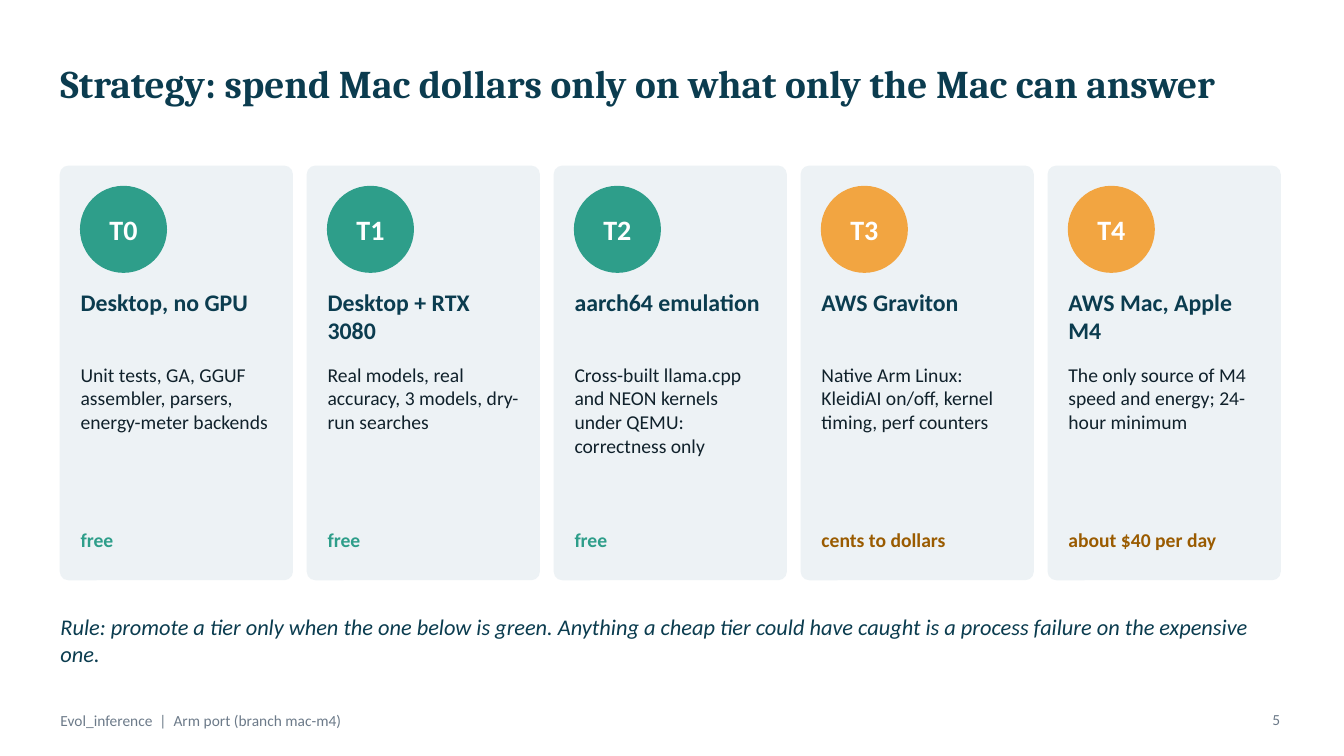
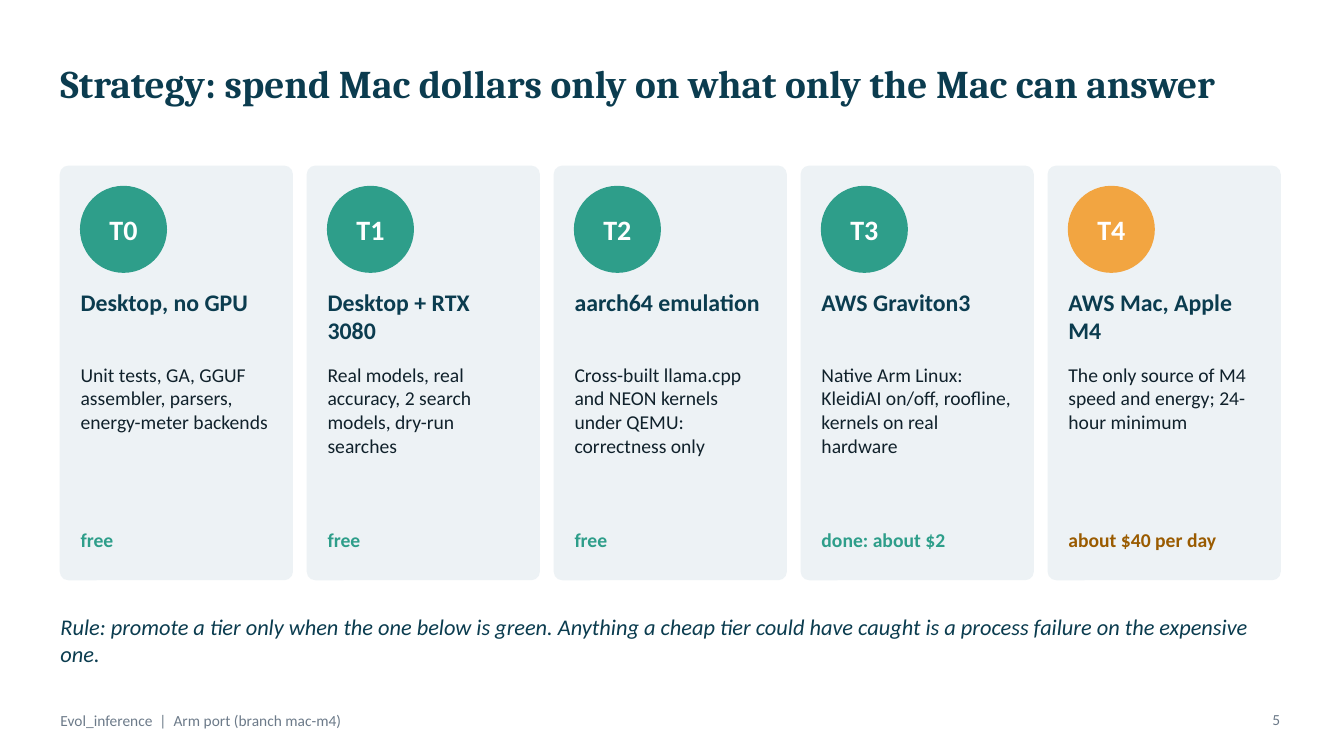
Before and after one commit to npwa/Evol_inference, a slide deck: slide 5 of presentation/Evol_inference_mac-m4.pptx. Drawn at 1344x756 pixels with LibreOffice and Linux fonts; fonts in the diff are those of the drawing. Boxes give left, top, right and bottom in pixels: in the first picture for what was removed or moved away, otherwise in the second. Text is boxed around its words. In the diff, an @@ line names an element or a change of style, - is before the commit and + after.

```diff
--- a/presentation/Evol_inference_mac-m4.pptx
+++ b/presentation/Evol_inference_mac-m4.pptx
@@ ellipse at [822,187,907,272]: fill #F2A541 to #2E9E8A; outline #F2A541 1 pt to #2E9E8A 1 pt @@
@@ text at [821,294,970,311]: text changed @@
-AWS Graviton
+AWS Graviton3
@@ text at [328,368,471,453]: text changed @@
-Real models, real accuracy, 3 models, dry-run searches
+Real models, real accuracy, 2 search models, dry-run searches
@@ text at [821,368,1011,453]: text changed @@
-Native Arm Linux: KleidiAI on/off, kernel timing, perf counters
+Native Arm Linux: KleidiAI on/off, roofline, kernels on real hardware
@@ text at [821,533,945,549]: text changed; text colour #9A5B00 to #2E9E8A @@
-cents to dollars
+done: about $2
```
Also in this commit, not shown: 5 other slides changed, 3 other files.
